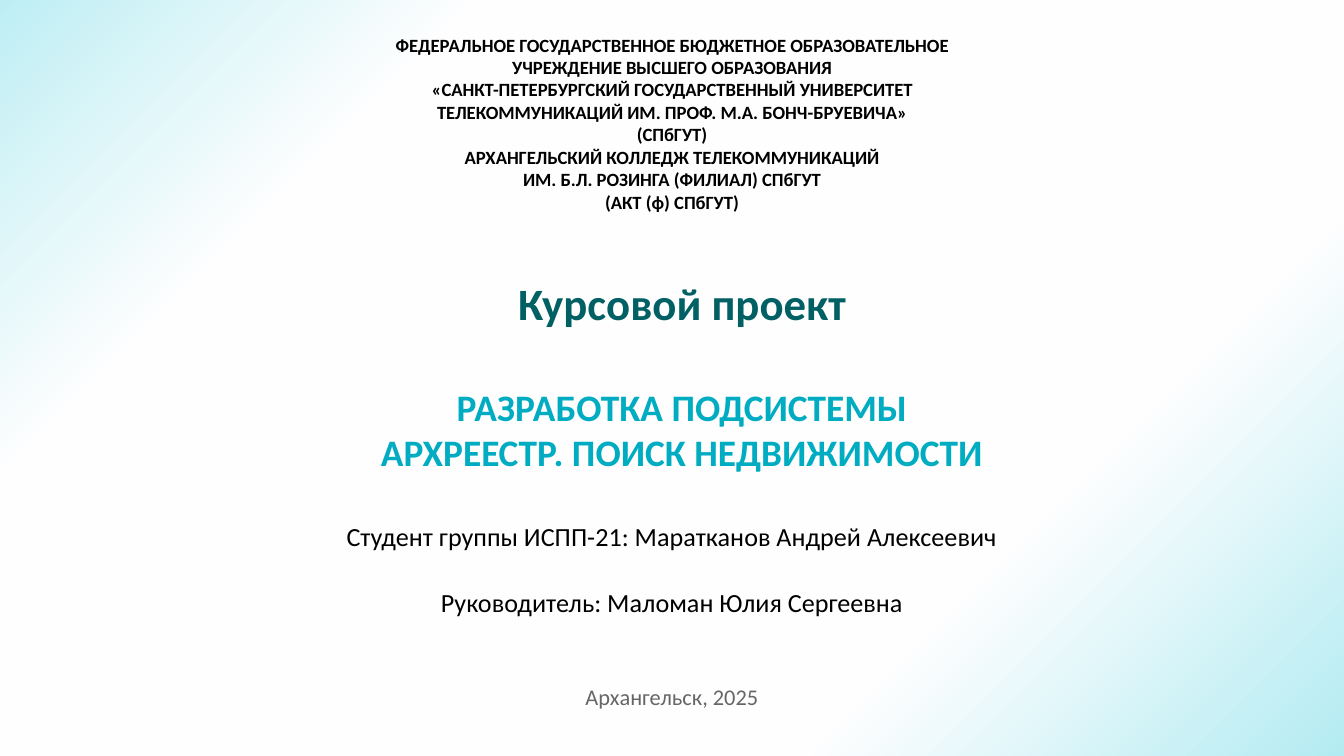
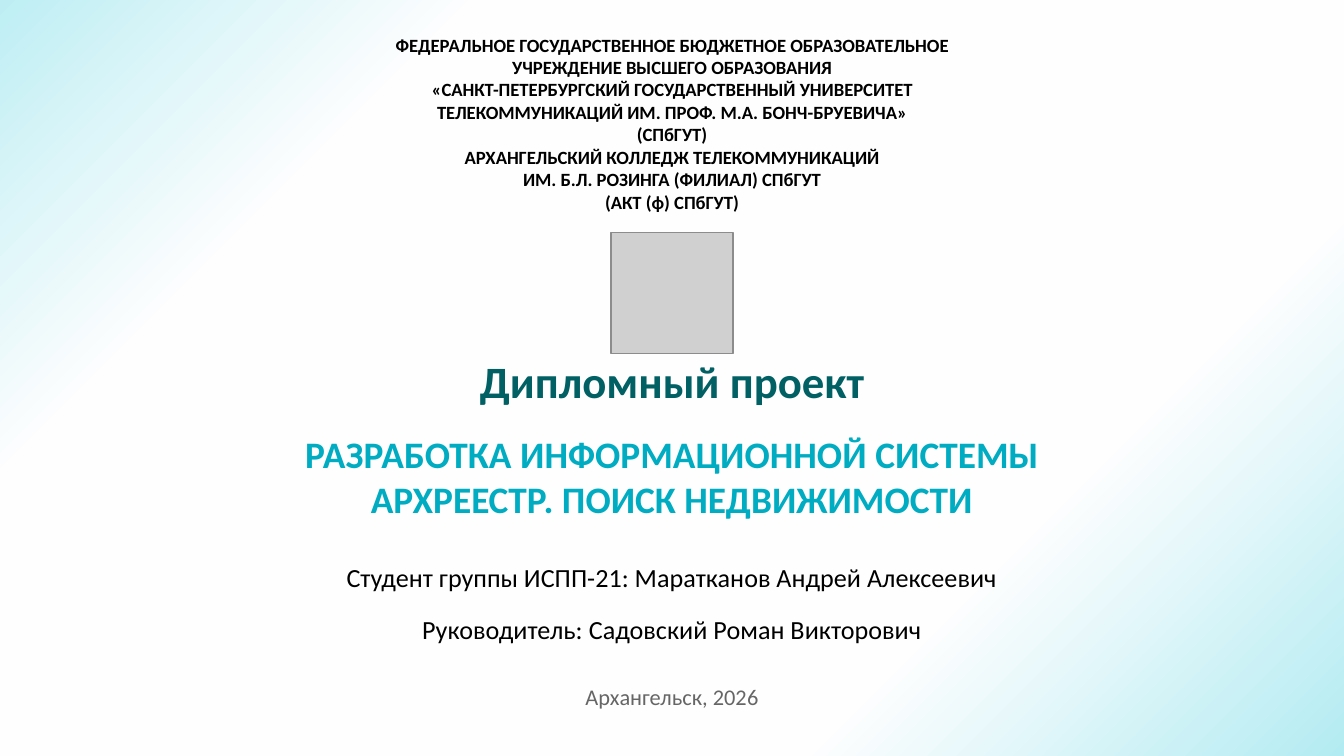
Before and after one commit to AndMar20/Present, a slide deck: slide 8 of Other/Курсовой_проект_АрхРеестр_Маратканов_А.А.pptx (slide 10 before the commit). Drawn at 1344x756 pixels with LibreOffice and Linux fonts; fonts in the diff are those of the drawing; grey boxes stand for pictures. Boxes give left, top, right and bottom in pixels: in the first picture for what was removed or moved away, otherwise in the second. Text is boxed around its words. In the diff, an @@ line names an element or a change of style, - is before the commit and + after.

```diff
--- a/Other/Курсовой_проект_АрхРеестр_Маратканов_А.А.pptx
+++ b/Other/Курсовой_проект_АрхРеестр_Маратканов_А.А.pptx
@@ picture added at (x1=612, y1=233, x2=734, y2=353) @@
@@ text at (x1=480, y1=367, x2=864, y2=405): text changed @@
-Курсовой проект
+Дипломный проект
@@ text "РАЗРАБОТКА ИНФОРМАЦИОННОЙ СИСТЕМЫ" moved from (x1=381, y1=396, x2=982, y2=472) to (x1=305, y1=437, x2=1038, y2=519) @@
@@ text at (x1=305, y1=437, x2=1038, y2=474): text changed @@
-РАЗРАБОТКА ПОДСИСТЕМЫ
+РАЗРАБОТКА ИНФОРМАЦИОННОЙ СИСТЕМЫ
@@ text "Студент группы ИСПП-21: Маратканов Андрей ..." moved from (x1=347, y1=528, x2=996, y2=551) to (x1=347, y1=569, x2=996, y2=592) @@
@@ text at (x1=422, y1=621, x2=921, y2=644): text changed @@
-Руководитель: Маломан Юлия Сергеевна
+Руководитель: Садовский Роман Викторович
@@ text at (x1=585, y1=690, x2=759, y2=709): text changed @@
-Архангельск, 2025
+Архангельск, 2026
```
Also in this commit, not shown: 7 other slides changed, 2 slides removed.
